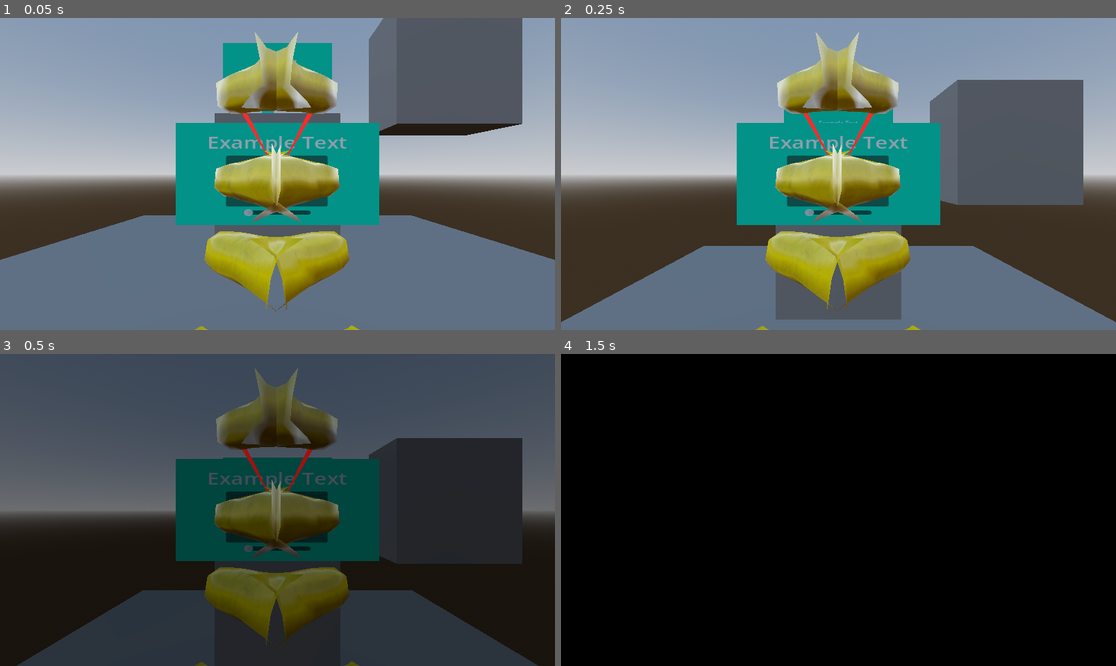
Above: before the commit, frames 1-4 (two rows, left to right).
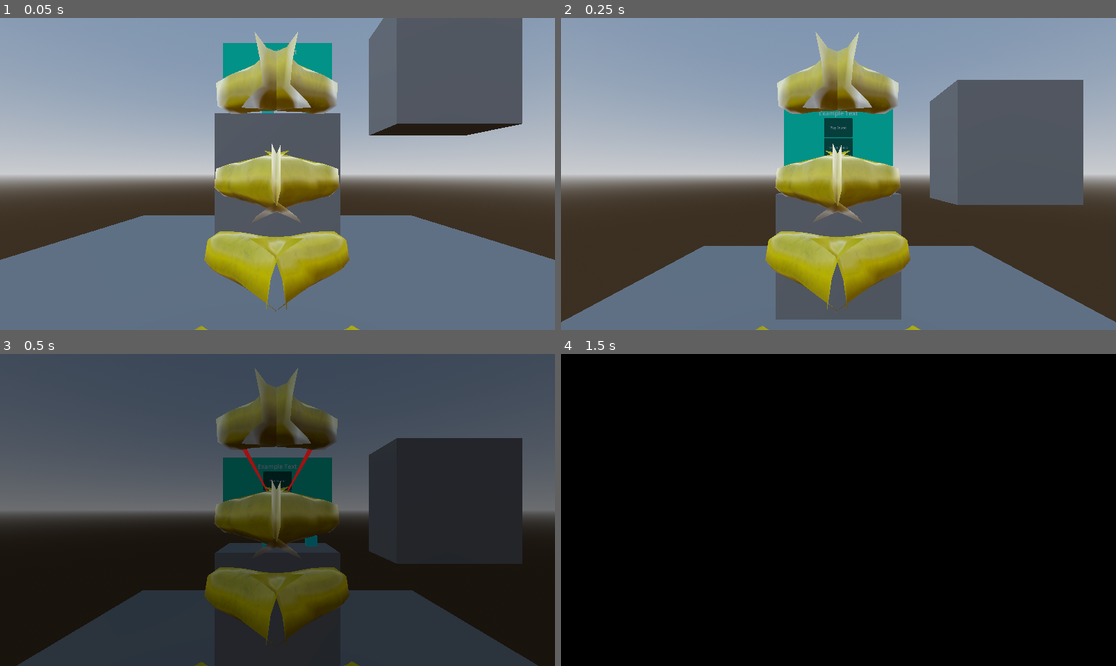
Above: after the commit, the same moments.

Repository: Garryflop/vrTest
Game: Godot game, scene res://Scenes/main.tscn
Two runs of this game, one before a commit and one after it. Both use one fixed random seed, a clock stepped at 60 frames per second and the inputs below.
Inputs (mouse positions are in pixels of both pictures, inside the frame that each line leads up to):
- Up to frame 1 (0.05 s): no input
- Up to frame 2 (0.25 s): no input
- Up to frame 3 (0.5 s): no input
- Up to frame 4 (1.5 s): tap Enter (ui_accept) at 0.5, 0.77, 1.07, 1.25 s; move the mouse to (960, 494) at 0.52 s; hold Right (ui_right) 0.53-1.25 s; tap 1 at 0.6 s; click (960, 494) at 0.67 s; drag from (727, 525) to (810, 572) at 1.27 s

The runs differ from the first frame. In frame 1, 8.9% of the frame differs, in the area x 31-69%, y 10-67%; in frame 2, 7.7%; in frame 3, 7.1%; in frame 4, nothing differs.

Commit message:
VR Sound added
Added Music
Added Sound (3d sound)
Added SignalBus to connect all signals between buttons and sounds
Added script for sound and for music

Diff:
--- a/Scenes/main.tscn
+++ b/Scenes/main.tscn
@@ -3,8 +3,12 @@
 [ext_resource type="PackedScene" uid="uid://clc5dre31iskm" path="res://addons/godot-xr-tools/xr/start_xr.tscn" id="1_jjgbg"]
 [ext_resource type="PackedScene" uid="uid://dt8t2ejvy7q6u" path="res://Scenes/player.tscn" id="2_bo1nx"]
 [ext_resource type="PackedScene" uid="uid://72yjls4nn314" path="res://Scenes/cube.tscn" id="3_8gbba"]
+[ext_resource type="AudioStream" uid="uid://c8nioc1bp2a82" path="res://Assets/Audio/SFX/Success1.mp3" id="4_344ge"]
 [ext_resource type="PackedScene" uid="uid://clujaf3u776a3" path="res://addons/godot-xr-tools/objects/viewport_2d_in_3d.tscn" id="4_kry3j"]
+[ext_resource type="Script" uid="uid://cei1abt3pmfrl" path="res://Scripts/audio_3d.gd" id="5_6bp64"]
 [ext_resource type="PackedScene" uid="uid://cfmbhxhd1vcr1" path="res://Scenes/ui.tscn" id="5_21xkr"]
+[ext_resource type="AudioStream" uid="uid://itjwycfgck57" path="res://Assets/Audio/Music/musicRadio.mp3" id="6_21xkr"]
+[ext_resource type="Script" uid="uid://bwgou5oq6tho5" path="res://Scripts/music.gd" id="9_ynf5e"]
 
 [sub_resource type="ProceduralSkyMaterial" id="ProceduralSkyMaterial_8gbba"]
 sky_horizon_color = Color(0.66224277, 0.6717428, 0.6867428, 1)
@@ -71,6 +75,11 @@
 [node name="PickableObject" parent="." unique_id=1305525191 instance=ExtResource("3_8gbba")]
 transform = Transform3D(1, 0, 0, 0, 1, 0, 0, 0, 1, -0.08688676, 1.4760296, -1.83336)
 
+[node name="AudioStreamPlayer3D" type="AudioStreamPlayer3D" parent="PickableObject" unique_id=1279477373]
+stream = ExtResource("4_344ge")
+volume_db = -15.0
+script = ExtResource("5_6bp64")
+
 [node name="PickableObject2" parent="." unique_id=230629007 instance=ExtResource("3_8gbba")]
 transform = Transform3D(1, 0, 0, 0, 1, 0, 0, 0, 1, 0.32384825, 1.5320818, -1.9624623)
 
@@ -80,4 +89,9 @@
 scene = ExtResource("5_21xkr")
 viewport_size = Vector2(576, 324)
 transparent = 1
-scene_properties_keys = PackedStringArray()
+scene_properties_keys = PackedStringArray("ui.gd")
+
+[node name="AudioStreamPlayer" type="AudioStreamPlayer" parent="." unique_id=2101423261]
+stream = ExtResource("6_21xkr")
+volume_db = -15.0
+script = ExtResource("9_ynf5e")
--- a/Scenes/player.tscn
+++ b/Scenes/player.tscn
@@ -38,6 +38,7 @@
 
 [node name="FunctionPointer" parent="LeftHand" unique_id=2063322424 instance=ExtResource("4_8erm5")]
 transform = Transform3D(1, 0, 0, 0, 1, 0, 0, 0, 1, 0.02, 0.05, -0.1)
+show_laser = 2
 laser_length = 1
 
 [node name="RightHand" type="XRController3D" parent="." unique_id=1122526834]
@@ -51,13 +52,15 @@
 
 [node name="FunctionPointer" parent="RightHand" unique_id=534504831 instance=ExtResource("4_8erm5")]
 transform = Transform3D(1, 0, 0, 0, 1, 0, 0, 0, 1, -0.02, 0.05, -0.1)
+show_laser = 2
 laser_length = 1
 
 [node name="PlayerBody" parent="." unique_id=1132407986 instance=ExtResource("4_x3wgy")]
 player_height_max = 2.0
 
 [node name="PlayerUI" parent="." unique_id=979694789 node_paths=PackedStringArray("follow_marker") instance=ExtResource("8_f1ek2")]
-transform = Transform3D(0.9999998, -8e-45, -8e-45, 8e-45, 0.9999998, -8e-45, 8e-45, 8e-45, 0.9999998, 0, 1.73342e-32, -0.9999998)
+transform = Transform3D(0.9999998, -8e-45, -8e-45, 8e-45, 0.9999998, -8e-45, 8e-45, 8e-45, 0.9999998, 0, 4e-45, -0.9999998)
+visible = false
 script = ExtResource("9_f1ek2")
 follow_speed = 1.0
 follow_marker = NodePath("../XRCamera3D/Marker3D")
--- a/Scenes/ui.tscn
+++ b/Scenes/ui.tscn
@@ -1,6 +1,9 @@
 [gd_scene format=3 uid="uid://cfmbhxhd1vcr1"]
 
+[ext_resource type="Script" uid="uid://chp2gbhtuqrdk" path="res://Scripts/ui.gd" id="1_jxero"]
+
 [node name="Ui" type="CanvasLayer" unique_id=830349117]
+script = ExtResource("1_jxero")
 
 [node name="MarginContainer" type="MarginContainer" parent="." unique_id=1457226406]
 anchors_preset = 15
@@ -24,14 +27,24 @@
 theme_override_font_sizes/font_size = 32
 text = "Example Text"
 
-[node name="Button" type="Button" parent="MarginContainer/VBoxContainer" unique_id=1644525152]
+[node name="PlaySoundButton" type="Button" parent="MarginContainer/VBoxContainer" unique_id=1644525152]
 custom_minimum_size = Vector2(150, 100)
 layout_mode = 2
 size_flags_horizontal = 4
 size_flags_vertical = 4
-text = "Button"
+text = "Play Sound"
+
+[node name="ToggleMusicButton" type="Button" parent="MarginContainer/VBoxContainer" unique_id=1385005429]
+custom_minimum_size = Vector2(150, 100)
+layout_mode = 2
+size_flags_horizontal = 4
+size_flags_vertical = 4
+text = "Toggle Music"
 
 [node name="HSlider" type="HSlider" parent="MarginContainer/VBoxContainer" unique_id=86747764]
 custom_minimum_size = Vector2(100, 0)
 layout_mode = 2
 size_flags_horizontal = 4
+
+[connection signal="pressed" from="MarginContainer/VBoxContainer/PlaySoundButton" to="." method="_on_play_sound_button_pressed"]
+[connection signal="pressed" from="MarginContainer/VBoxContainer/ToggleMusicButton" to="." method="_on_toggle_music_button_pressed"]
--- /dev/null
+++ b/Scripts/Autoloads/signalbus.gd
@@ -0,0 +1,8 @@
+extends Node
+
+#region Sounds
+
+signal PlaySound
+signal ToggleMusic
+
+#endregion
--- /dev/null
+++ b/Scripts/audio_3d.gd
@@ -0,0 +1,14 @@
+extends AudioStreamPlayer3D
+
+
+# Called when the node enters the scene tree for the first time.
+func _ready() -> void:
+	Signals.PlaySound.connect(_on_play_sound)
+
+
+# Called every frame. 'delta' is the elapsed time since the previous frame.
+func _process(delta: float) -> void:
+	pass
+
+func _on_play_sound() -> void:
+	play()
--- /dev/null
+++ b/Scripts/music.gd
@@ -0,0 +1,9 @@
+extends AudioStreamPlayer
+
+
+# Called when the node enters the scene tree for the first time.
+func _ready() -> void:
+	Signals.ToggleMusic.connect(_on_toggle_music)
+
+func _on_toggle_music() -> void:
+	playing = !playing
--- /dev/null
+++ b/Scripts/ui.gd
@@ -0,0 +1,11 @@
+extends CanvasLayer
+
+
+
+
+func _on_play_sound_button_pressed() -> void:
+	Signals.PlaySound.emit()
+
+
+func _on_toggle_music_button_pressed() -> void:
+	Signals.ToggleMusic.emit()
--- a/project.godot
+++ b/project.godot
@@ -19,6 +19,7 @@
 
 XRToolsUserSettings="*uid://bqgb8i74tm0t"
 XRToolsRumbleManager="*uid://by853dk86g1qw"
+Signals="*uid://dh6hvadto3aue"
 
 [editor_plugins]
 
Not shown, added: Assets/Audio/Music/ambient.mp3.import
Not shown, added: Assets/Audio/Music/musicRadio.mp3.import
Not shown, added: Assets/Audio/SFX/Success1.mp3.import
Not shown, added: Assets/Audio/SFX/Success2.mp3.import
Not shown, added: Assets/Audio/SFX/SystemAlert.mp3.import
Not shown, added: Assets/Audio/SFX/error.mp3.import
Not shown, added: Scripts/Autoloads/signalbus.gd.uid
Not shown, added: Scripts/audio_3d.gd.uid
Not shown, added: Scripts/music.gd.uid
Not shown, added: Scripts/ui.gd.uid
Not shown, added: Assets/Audio/Music/ambient.mp3
Not shown, added: Assets/Audio/Music/musicRadio.mp3
(and 4 more such lines)
